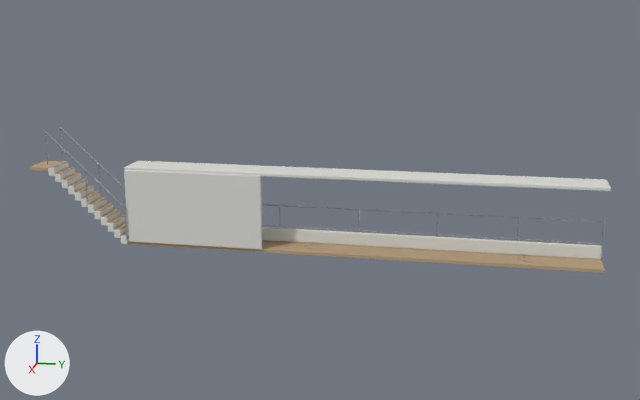
The glTF model site/luz-de-mar-realism/assets/starboard-side/context.glb, before and after one commit.
Both versions are drawn from a 50 mm lens placed at (19.97, 6.34, 9.06), pointed at (-3.11, 1.72, 3.29). Lighting does not change. The marker at lower left points along +X, +Y and +Z. The older version comes first. Vertices at exactly the same position are counted once.

Names of what the first picture shows: 'starboard-side | none', 'starboard-side | starboard-side'.
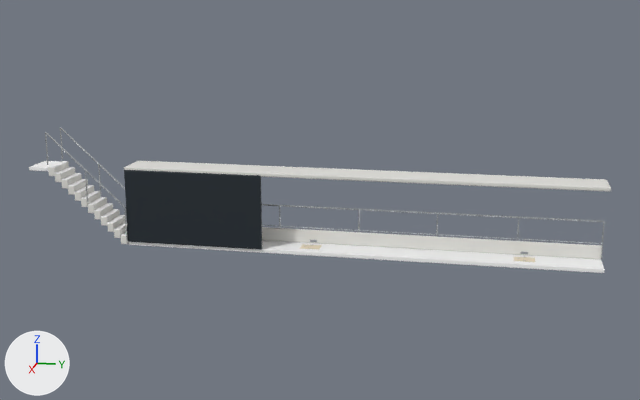
Location of each change, [x1, y1, x2, y2] in pixels of the pictures (640 x 400 px):
```json
{"part": 1, "of": "me_cube_419", "change": "recoloured", "before": [29, 161, 605, 273], "after": [29, 161, 605, 273]}
{"part": 2, "of": "me_cube_419", "change": "recoloured", "before": [48, 162, 602, 259], "after": [48, 162, 602, 259]}
```

The change, as JSON lines over the scene's bpy script:
```json
{"op": "add", "block": "mat_lit_distant_paint", "code": ["mat_lit_distant_paint = bpy.data.materials.new('Lit distant paint')", "mat_lit_distant_paint.use_nodes = True; mat_lit_distant_paint.node_tree.nodes.clear()", "_N = mat_lit_distant_paint.node_tree.nodes; _L = mat_lit_distant_paint.node_tree.links", "n0 = _N.new('ShaderNodeBsdfPrincipled'); n0.name = 'Principled BSDF'", "n1 = _N.new('ShaderNodeOutputMaterial'); n1.name = 'Material Output'", "n2 = _N.new('ShaderNodeVertexColor'); n2.name = 'Color Attribute'", "_L.new(n0.outputs[0], n1.inputs[0])  # 'BSDF' to 'Surface'", "_L.new(n2.outputs[0], n0.inputs[0])  # 'Color' to 'Base Color'"]}
{"block": "me_cube_419", "where": "me_cube_419.from_pydata(...)  # 1918 vertices, 3684 faces; spans x -3.6..-2.6, y -6.6..9.2, z 1.8..4.1"}
{"block": "me_cube_419", "where": "# used by ob_starboard_side___starboard_side; location = (0.0, 0.0, 0.0)"}
{"block": "me_cube_419", "change": "me_cube_419 part 1: 1764 faces spanning x -3.5..-2.6, y -6.6..9.2, z 1.8..4.0 switch from mat_distant_wood (beige #baa07e) to mat_lit_distant_paint"}
{"block": "me_cube_419", "change": "me_cube_419 part 2: 1897 faces spanning x -3.6..-2.6, y -6.0..9.2, z 1.9..4.1 switch from mat_distant_paint (light grey #deded8) to mat_lit_distant_paint"}
```
